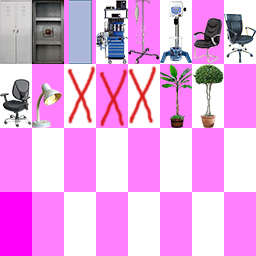
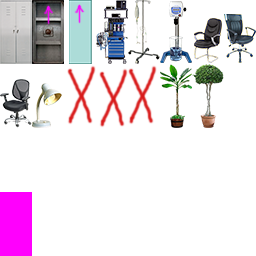
The second 256 × 256 image is a revision of the first. Changes to its layers:
renamed "Слой 24" to "Слой 26", painted on it over [43, 4, 157, 128]
hid "Слой 19" over [0, 0, 256, 256]
